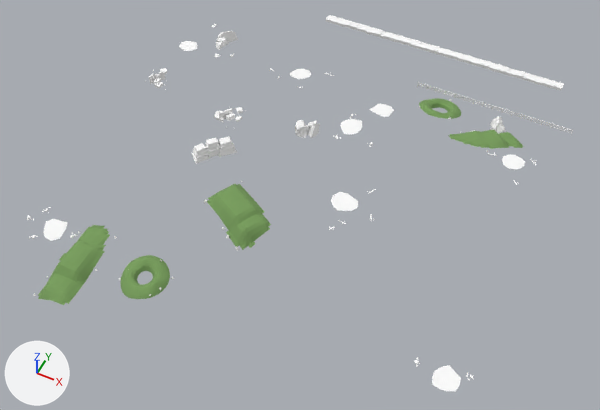
The glTF model assets/models/outdoor/outdoor_31.glb as it was, and as the next commit left it.
Rendered twice from a 50 mm lens placed at (42.4, -94.8, 109.4), pointed at (-1.3, -7.5, 0.2). Arrows for +X, +Y and +Z are at lower left; the lights stay in place. The picture after the commit comes second. Vertices at exactly the same position are counted once.

In view in the first picture: 'gas_station_town'.
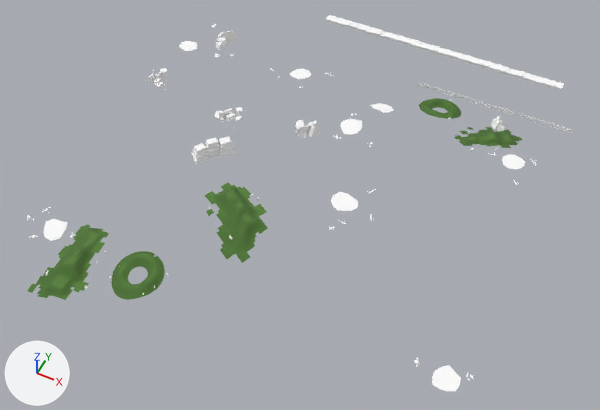
Where the change shows, as pixel boxes (x1, y1, x2, y2) in the pictures (600 x 410 px; the box of a moved part takes in the faces that stretch with it):
'gas_station_town', recoloured, reshaped: (26, 15, 573, 392) in both
part 1 of me_gas_station_town, moved or reshaped: before (37, 184, 271, 305); after (27, 183, 268, 300)
part 2 of me_gas_station_town, moved or reshaped: before (369, 99, 523, 152); after (354, 99, 522, 151)
part 3 of me_gas_station_town, surface changed: (46, 104, 445, 299) in both

What changed in the scene script:
```text
Change mat_ground:
    add n3 = _N.new('ShaderNodeMix'); n3.name = 'Mix'
    add n3.data_type = 'RGBA'
    add n3.blend_type = 'MULTIPLY'
    add n3.inputs[0].default_value = 1.0  # 'Factor'
    add n4 = _N.new('ShaderNodeVertexColor'); n4.name = 'Color Attribute'
    where n2 = _N.new('ShaderNodeTexImage'); n2.name = 'Image Texture'
    where n0 = _N.new('ShaderNodeBsdfPrincipled'); n0.name = 'Principled BSDF'
    remove _L.new(n2.outputs[0], n0.inputs[0])  # 'Color' to 'Base Color'
    add _L.new(n3.outputs[2], n0.inputs[0])  # 'Result' to 'Base Color'
    add _L.new(n4.outputs[0], n3.inputs[7])  # 'Color' to 'B'
    add _L.new(n2.outputs[0], n3.inputs[6])  # 'Color' to 'A'
Change me_gas_station_town:
    used by ob_gas_station_town; location = (0.0, 0.0, 0.0)
    remove me_gas_station_town.from_pydata(...)  # 5232 vertices, 7908 faces; spans x -44.0..37.4, y -46.4..44.7, z 0.3..12.4
    add me_gas_station_town.from_pydata(...)  # 5377 vertices, 8086 faces; spans x -44.0..37.4, y -46.2..44.7, z 0.3..12.4
    me_gas_station_town part 1: 910 vertices moved from x -28.4..0.3, y -46.3..-15.5, z 4.9..12.2 to x -28.9..0.0, y -45.6..-17.3, z 4.7..12.0; 366 vertices removed from x -27.8..0.8, y -46.4..-16.1, z 5.0..12.1; 451 vertices added at x -29.4..0.5, y -46.2..-16.5, z 4.5..12.1
    me_gas_station_town part 2: 206 vertices moved from x 1.3..25.3, y 13.1..27.7, z 0.9..7.1 to x 1.3..26.4, y 11.5..27.7, z 0.7..7.7; 312 vertices removed from x 0.5..30.2, y 11.0..27.5, z 1.0..7.2; 372 vertices added at x 0.5..29.4, y 11.0..27.5, z 0.9..7.4
    me_gas_station_town part 3: 1572 kept faces spanning x -28.9..26.4, y -45.6..29.0, z 0.3..12.0 get new texture (UV) coordinates
```
